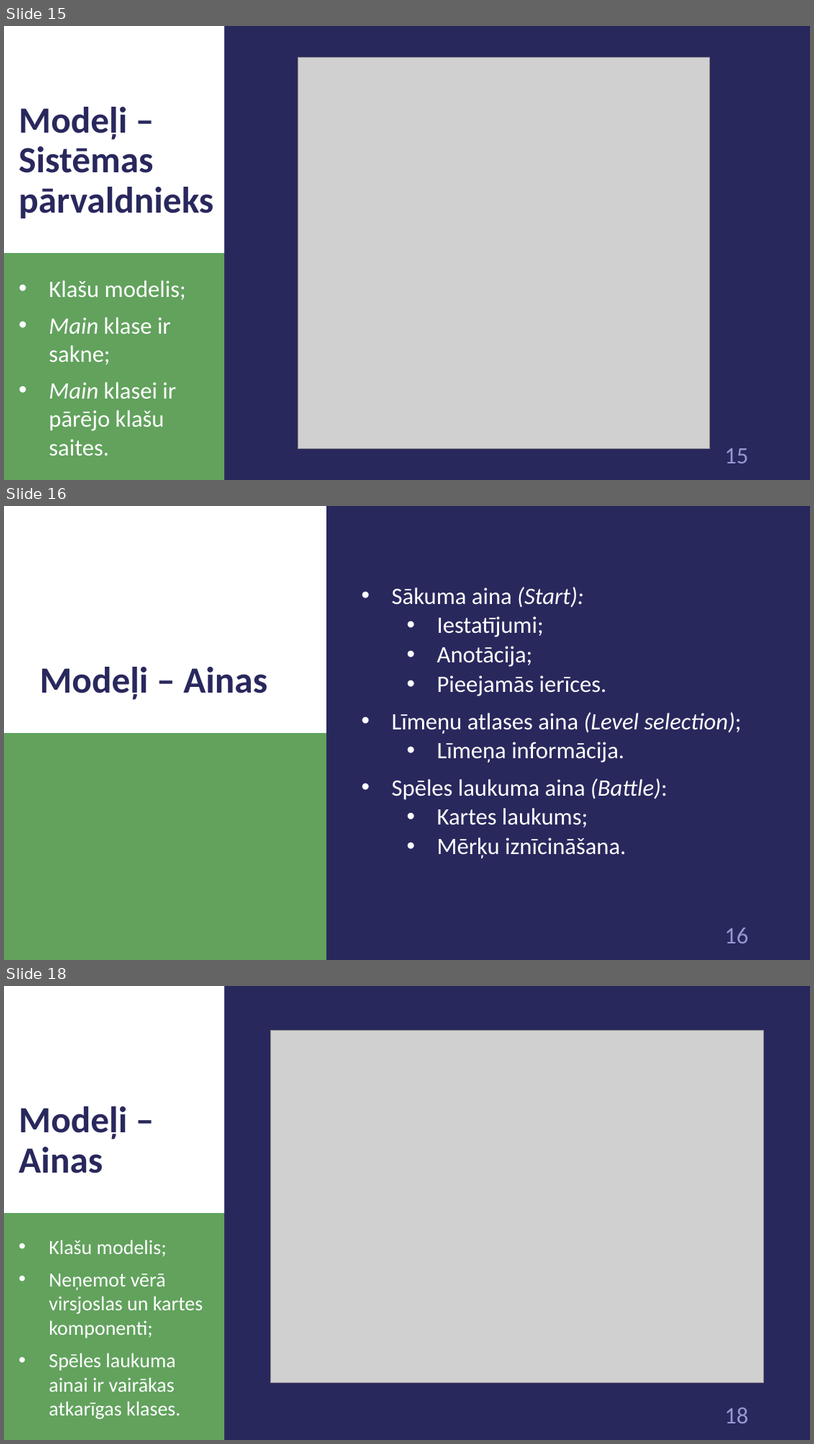
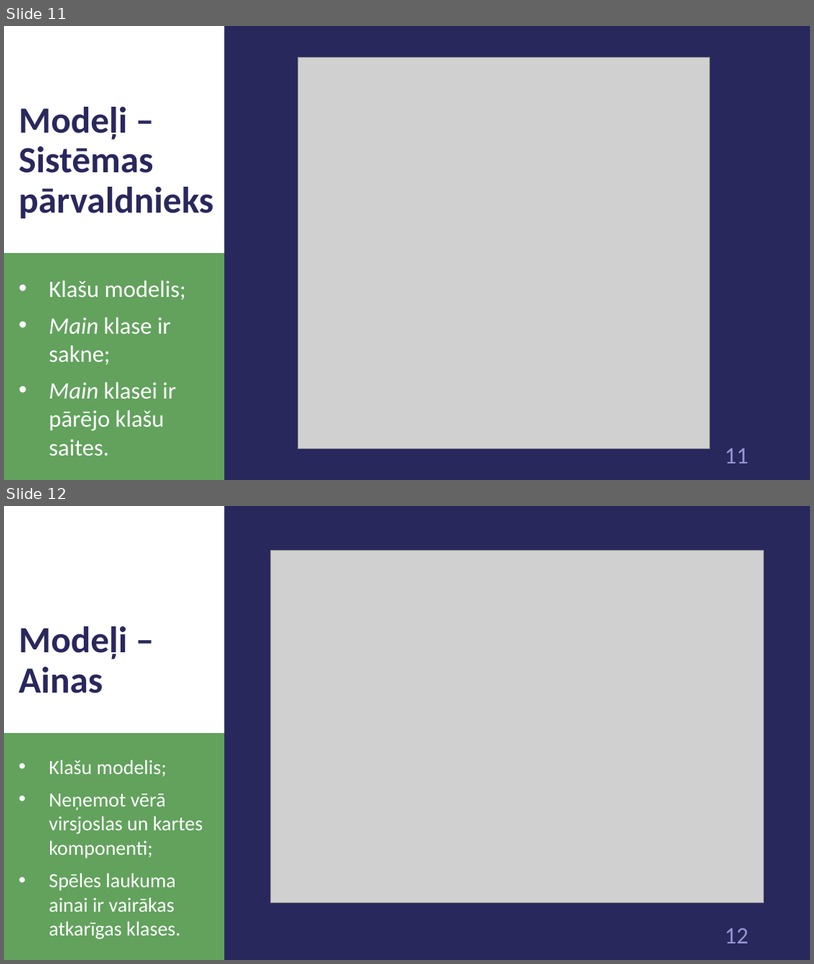
Before and after one commit to 1ivyatan/drumstalotajs, a slide deck: Documentation/Prezentācija.pptx. Shown one above the other, each under a label of ours: slides 15, 16 and 18 before the commit, slides 11 and 12 after it; the slides between them are not shown. The pictures are 814x1444 and 814x964 pixels, drawn with LibreOffice and Linux fonts; fonts in the diff are those of the drawing; grey boxes stand for pictures. Boxes give left, top, right and bottom in pixels: in the first picture for what was removed or moved away, otherwise in the second. Text is boxed around its words. In the diff, an @@ line names an element or a change of style, - is before the commit and + after.

```diff
--- a/Documentation/Prezentācija.pptx
+++ b/Documentation/Prezentācija.pptx
@@ slide 16 removed at [4,506,810,960], background #29285D; not listed: 1 template element that a slide beside it also shows @@
@@ rectangle removed at [4,506,327,733] @@
@@ text removed at [392,587,742,858] @@
-• Sākuma aina (Start):
-  • Iestatījumi;
-  • Anotācija;
-  • Pieejamās ierīces.
-• Līmeņu atlases aina (Level selection);
-  • Līmeņa informācija.
-• Spēles laukuma aina (Battle):
-  • Kartes laukums;
-  • Mērķu iznīcināšana.
@@ title removed at [40,667,268,700] @@
-Modeļi – Ainas
@@ rectangle removed at [4,733,327,960] @@
@@ what was slide 15 is now slide 11 @@
@@ page number at [725,448,748,463]: text changed @@
-15
+11
@@ what was slide 18 is now slide 12 @@
@@ page number at [725,928,748,943]: text changed @@
-18
+12
```
Also in this commit, not shown: 3 slides changed, 15 other slides removed.
